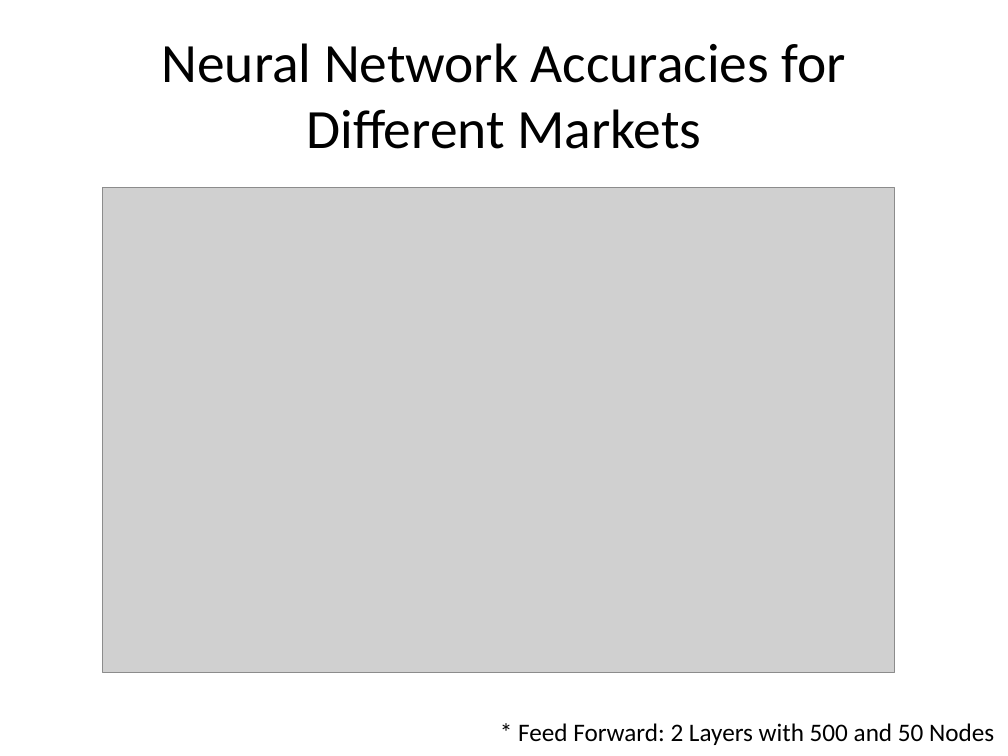
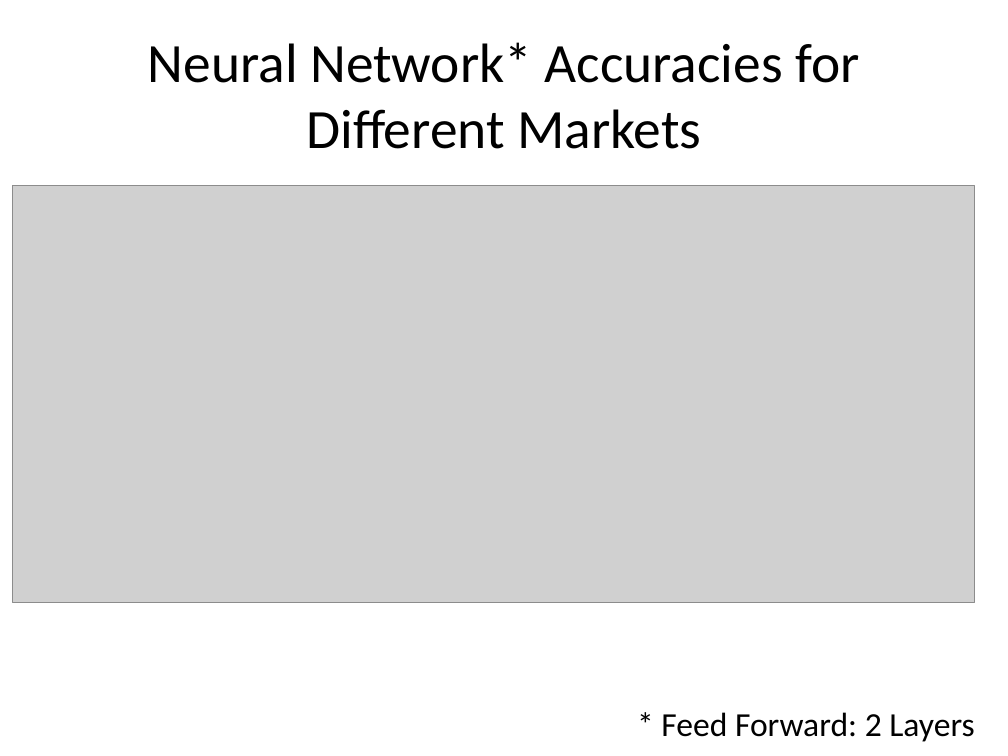
Before and after one commit to wilkung/Predicting_Markets_with_Neural_Nets, a slide deck: slide 17 of Kojack_Presentation.pptx. Drawn at 1008x756 pixels with LibreOffice and Linux fonts; fonts in the diff are those of the drawing; grey boxes stand for pictures. Boxes give left, top, right and bottom in pixels: in the first picture for what was removed or moved away, otherwise in the second. Text is boxed around its words. In the diff, an @@ line names an element or a change of style, - is before the commit and + after.

```diff
--- a/Kojack_Presentation.pptx
+++ b/Kojack_Presentation.pptx
@@ title at (x1=148, y1=42, x2=859, y2=149): text changed @@
-Neural Network Accuracies for Different Markets
+Neural Network* Accuracies for Different Markets
@@ picture resized from (x1=103, y1=187, x2=894, y2=672) to (x1=12, y1=185, x2=974, y2=603) @@
@@ text at (x1=661, y1=712, x2=974, y2=742): text changed; size 18 to 24 pt @@
-* Feed Forward: 2 Layers with 500 and 50 Nodes
+* Feed Forward: 2 Layers
```
Also in this commit, not shown: 8 other slides changed, 6 slides added, 5 slides removed, 10 other files.
